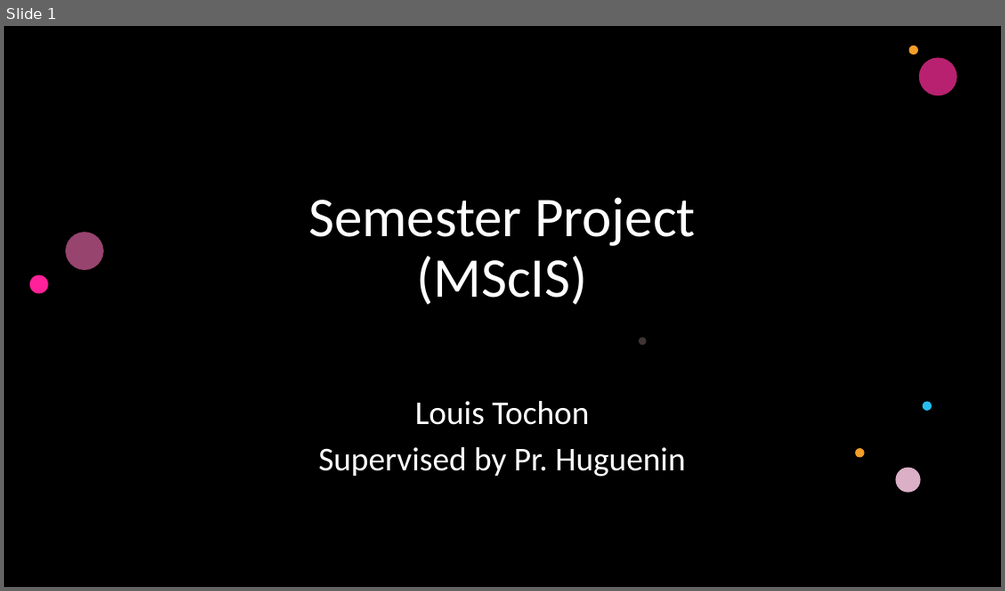
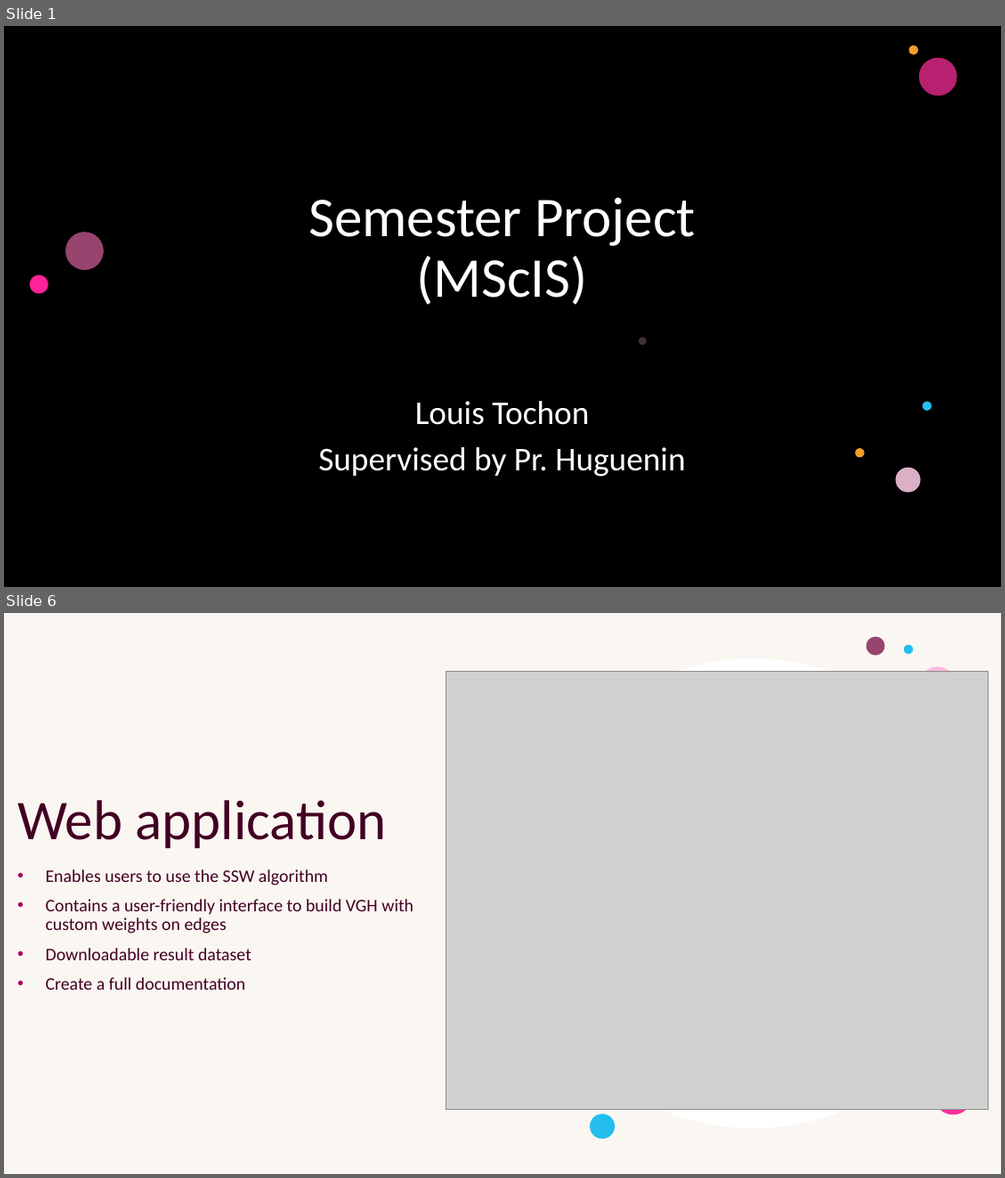
Before and after one commit to Ltochon/k-anon_tool, a slide deck: presentation/Présentation_1.pptx. Shown one above the other, each under a label of ours: slide 1 before the commit, slides 1 and 6 after it; the slides between them are not shown. The pictures are 1005x591 and 1005x1178 pixels, drawn with LibreOffice and Linux fonts; fonts in the diff are those of the drawing; grey boxes stand for pictures; background and template pictures are left out; a plain dark background stands for a picture behind light text. Boxes give left, top, right and bottom in pixels: in the first picture for what was removed or moved away, otherwise in the second. Text is boxed around its words. In the diff, an @@ line names an element or a change of style, - is before the commit and + after.

```diff
--- a/presentation/Présentation_1.pptx
+++ b/presentation/Présentation_1.pptx
@@ slide 6 added at (4,613,1001,1174), background #FFFFFF; not listed: 4 template elements that a slide beside it also shows @@
@@ rectangle added at (4,613,1001,1174), fill #FFFFFF @@
@@ rectangle added at (4,613,1001,1174), fill #F0E2D3 at 30% opacity @@
@@ ellipse added at (518,658,988,1128), fill #FFFFFF @@
@@ picture added at (446,672,988,1110) @@
@@ title added at (17,800,386,848), 54 pt, text #420023 @@
+Web application
@@ subtitle added at (46,869,413,989), 17 pt, text #420023 @@
+• Enables users to use the SSW algorithm
+• Contains a user-friendly interface to build VGH with custom weights on edges
+• Downloadable result dataset
+• Create a full documentation
@@ group added at (566,637,972,1139): 6 ellipses @@
```
Also in this commit, not shown: 3 slides changed, 3 other slides added, 2 slides removed, 5 other files.
